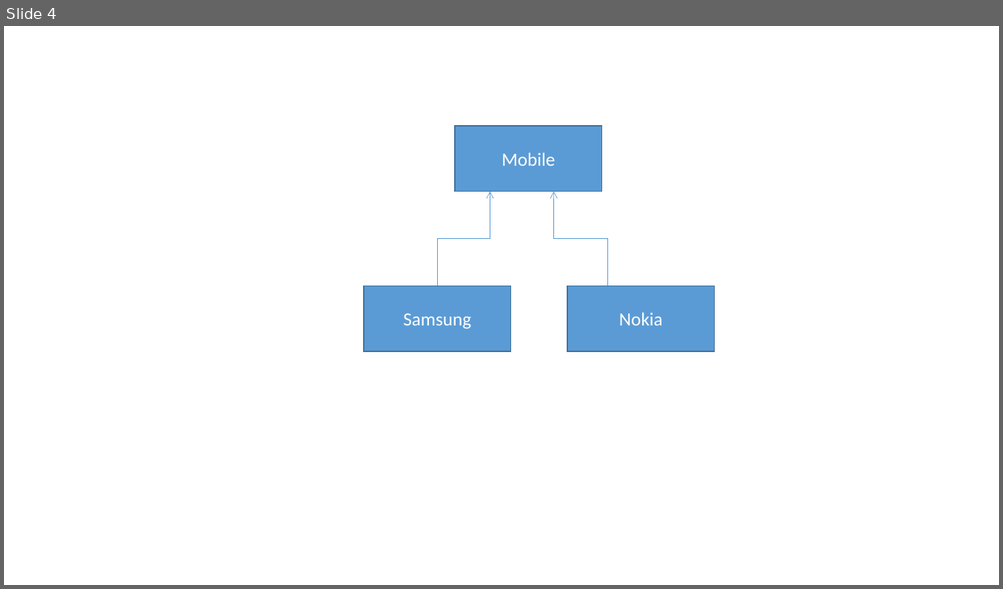
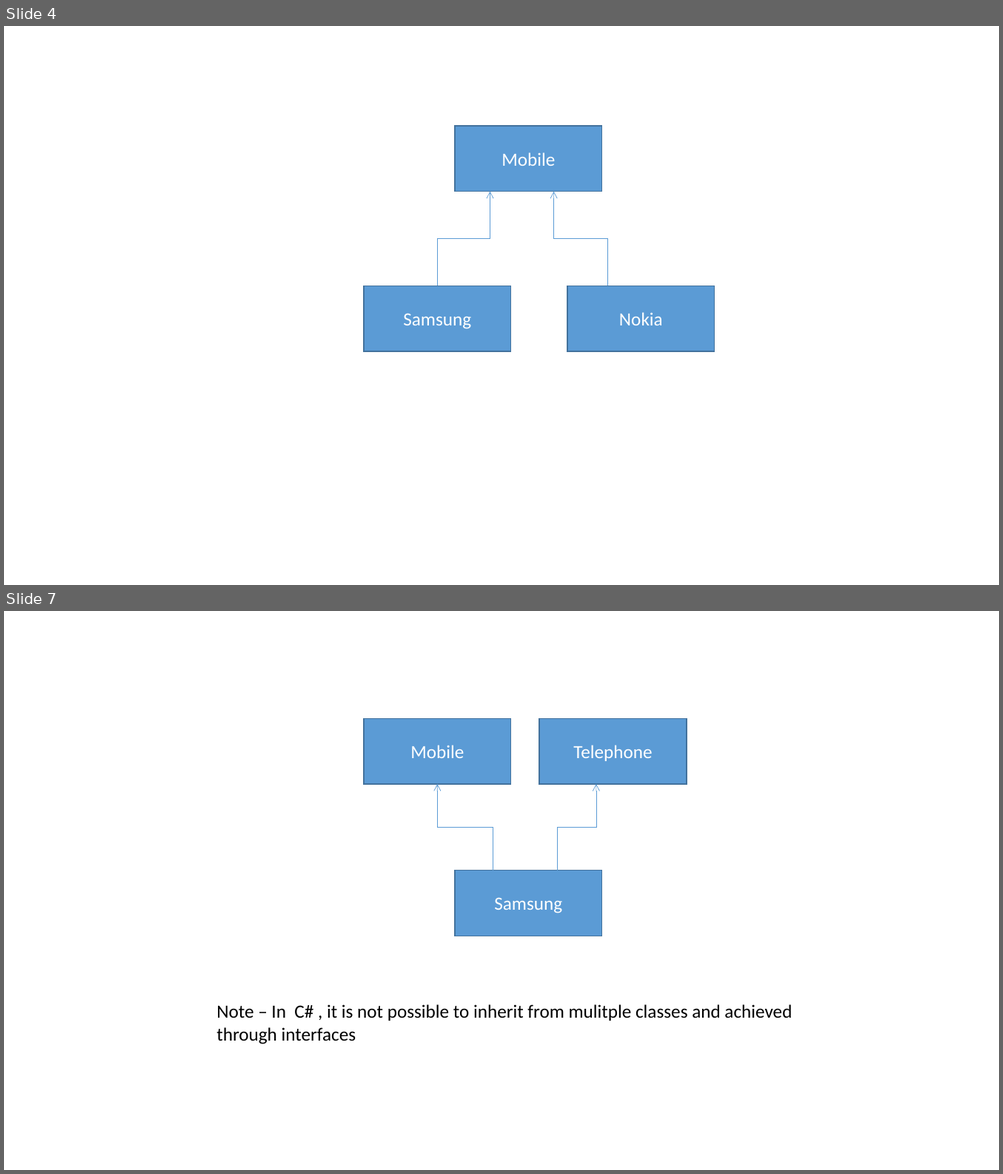
Before and after one commit to linus123/Mentoring-Resources, a slide deck: src/ObjectOrientedProgramming/OOP_Images.pptx. Shown one above the other, each under a label of ours: slide 4 before the commit, slides 4 and 7 after it; the slides between them are not shown. The pictures are 1003x589 and 1003x1174 pixels, drawn with LibreOffice and Linux fonts; fonts in the diff are those of the drawing. Boxes give left, top, right and bottom in pixels: in the first picture for what was removed or moved away, otherwise in the second. Text is boxed around its words. In the diff, an @@ line names an element or a change of style, - is before the commit and + after.

```diff
--- a/src/ObjectOrientedProgramming/OOP_Images.pptx
+++ b/src/ObjectOrientedProgramming/OOP_Images.pptx
@@ slide 7 added at [4, 611, 999, 1170], background #FFFFFF @@
@@ rectangle added at [364, 718, 511, 784], fill #5B9BD5, outline #43739E 1 pt, 18 pt, text #FFFFFF @@
+Mobile
@@ rectangle added at [539, 718, 686, 784], fill #5B9BD5, outline #43739E 1 pt, 18 pt, text #FFFFFF @@
+Telephone
@@ elbow arrow added from (492, 871) to (438, 784), #5B9BD5 0.5 pt @@
@@ elbow arrow added from (557, 871) to (597, 784), #5B9BD5 0.5 pt @@
@@ rectangle added at [455, 871, 602, 937], fill #5B9BD5, outline #43739E 1 pt, 18 pt, text #FFFFFF @@
+Samsung
@@ text added at [216, 1005, 791, 1045], 18 pt, text #000000 @@
+Note – In C# , it is not possible to inherit from mulitple classes and achieved through interfaces
```
Also in this commit, not shown: 2 other slides added, 1 other file.
